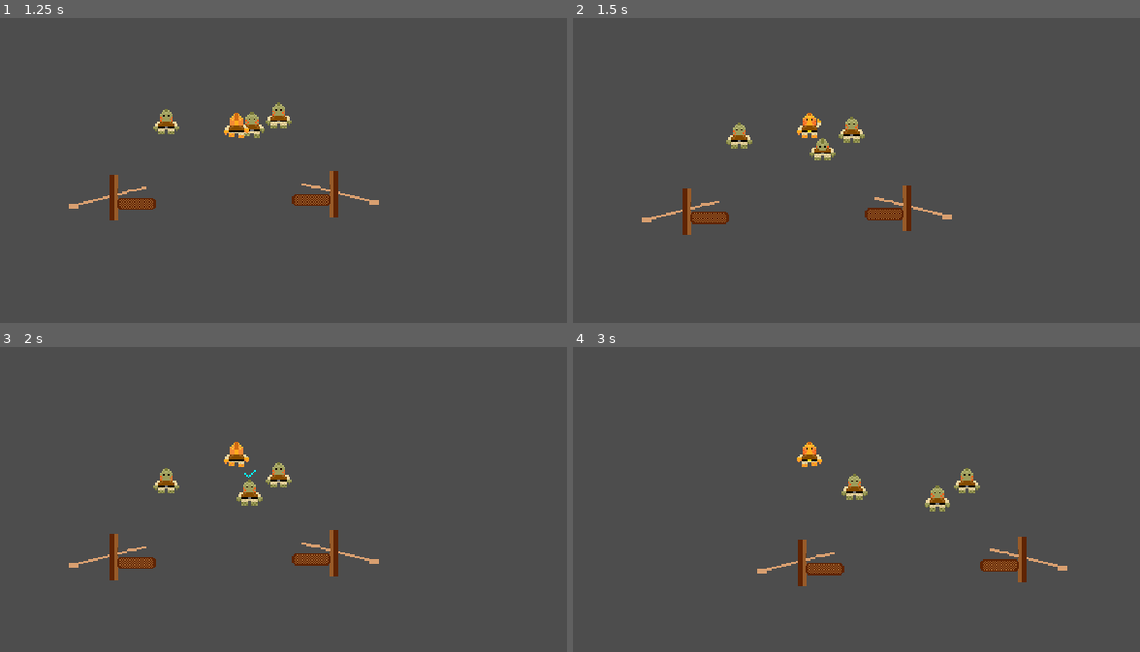
Above: before the commit, frames 1-4 (two rows, left to right).
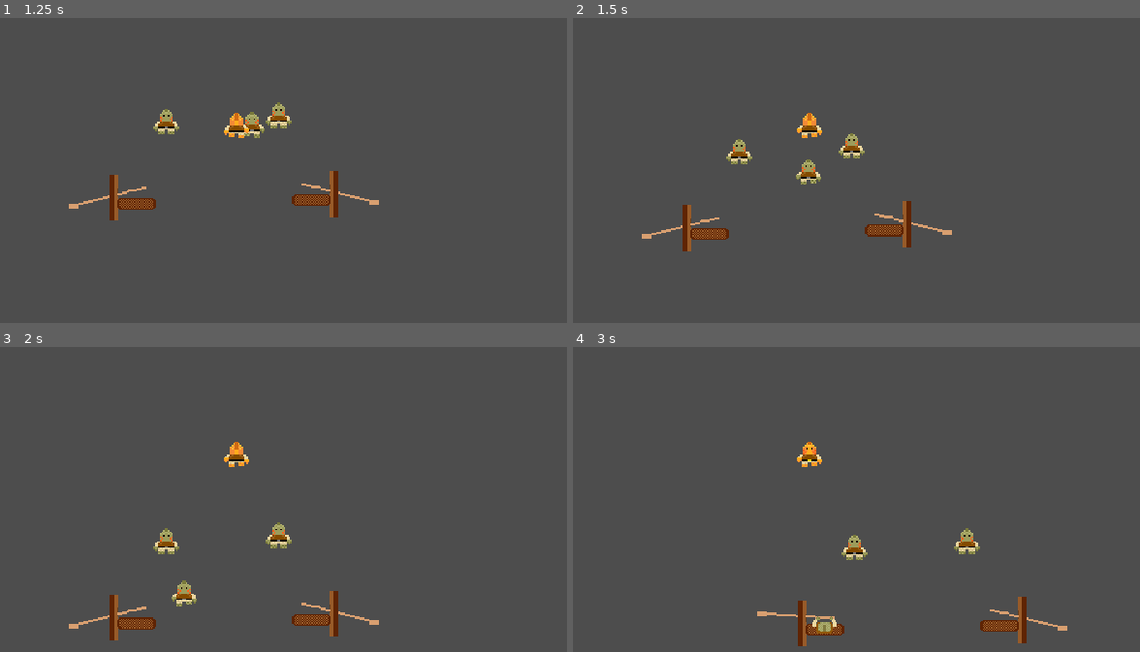
Above: after the commit, the same moments.

Repository: Splashy-Inc/splish-splashisson
Game: Godot game, scene res://Scenes/playground.tscn
Same seed, same stepped clock (60 frames per second), same inputs: the game is played once before the commit and once after it. The project has no main scene, so this scene is started directly.
Inputs:
- Up to frame 1 (1.25 s): tap Enter at 0.5 s; hold W (up) from 0.53 s (still down); tap I (interact) at 0.6 s; tap O (location) at 0.8 s
- Up to frame 2 (1.5 s): keep holding W (up); tap O (location) at 1.35 s
- Up to frame 3 (2 s): keep holding W (up); tap U (unassign) at 1.55 s
- Up to frame 4 (3 s): release W (up) at 2.03 s; hold A (left) from 2.03 s (still down); tap U (unassign) at 2.1 s; tap I (interact) at 2.3, 2.85 s

Frame 1 is identical in both runs. In frame 2, 3.1% of the frame differs, in the area x 12-67%, y 32-77%; in frame 3, 3.8%, in the area x 12-67%, y 36-97%; in frame 4, 3.6%.

Commit message:
Add followers list and associated logic
Rough assignment logic that works well for unassigning and assigning location, but not with tasks. It working at all with tasks is incidental and will be completed in #9

Diff:
--- a/Scenes/splish.gd
+++ b/Scenes/splish.gd
@@ -6,6 +6,7 @@
 const JUMP_VELOCITY = -400.0
 
 var interactables: Array[Node2D]
+var followers: Array[Crew]
 
 func _physics_process(delta: float) -> void:
 	if $AnimatedSprite2D.animation != "pointing_right" or not $AnimatedSprite2D.is_playing():
@@ -34,20 +35,31 @@
 		if action_target.global_position.distance_to(global_position) > interactable.global_position.distance_to(global_position):
 			action_target = interactable
 
-	# Set assignment accordingly
-	if action_target and action_target.has_method("set_assignment"):
-		if Input.is_action_just_pressed("unassign"):
-			action_target.set_assignment(null)
+	if action_target:
 		if Input.is_action_just_pressed("interact"):
-			action_target.set_assignment(self)
-			point(action_target.global_position)
-		if Input.is_action_just_pressed("location"):
-			action_target.set_assignment(place_location_marker())
-			point(action_target.global_position)
+			if action_target.has_method("set_assignment"):
+				add_follower(action_target)
+			elif action_target.has_method("set_assignee"):
+				if followers.is_empty():
+					print("No followers to assign to ", action_target, " !")
+				else:
+					assign_follower(followers.front(), action_target)
 
+	if Input.is_action_just_pressed("unassign"):
+		if followers.is_empty():
+			print("No followers to unassign!")
+		else:
+			remove_follower(followers.front())
+
+	if Input.is_action_just_pressed("location"):
+		if followers.is_empty():
+			print("No followers to assign to location!")
+		else:
+			assign_follower(followers.front(), place_location_marker())
 
 func _on_interactable_range_body_entered(body: Node2D) -> void:
-	interactables.append(body)
+	if body not in followers:
+		interactables.append(body)
 
 func _on_interactable_range_body_exited(body: Node2D) -> void:
 	interactables.erase(body)
@@ -61,3 +73,18 @@
 func point(target_position: Vector2):
 	$AnimatedSprite2D.flip_h = global_position.direction_to(target_position).x < 0
 	$AnimatedSprite2D.play("pointing_right")
+
+func add_follower(new_follower: Crew):
+	new_follower.set_assignment(self)
+	followers.append(new_follower)
+	interactables.erase(new_follower)
+	point(new_follower.global_position)
+
+func remove_follower(follower: Crew):
+	follower.set_assignment(null)
+	followers.erase(follower)
+
+func assign_follower(follower: Crew, new_assignment: Node2D):
+	follower.set_assignment(new_assignment)
+	point(new_assignment.global_position)
+	followers.erase(follower)
